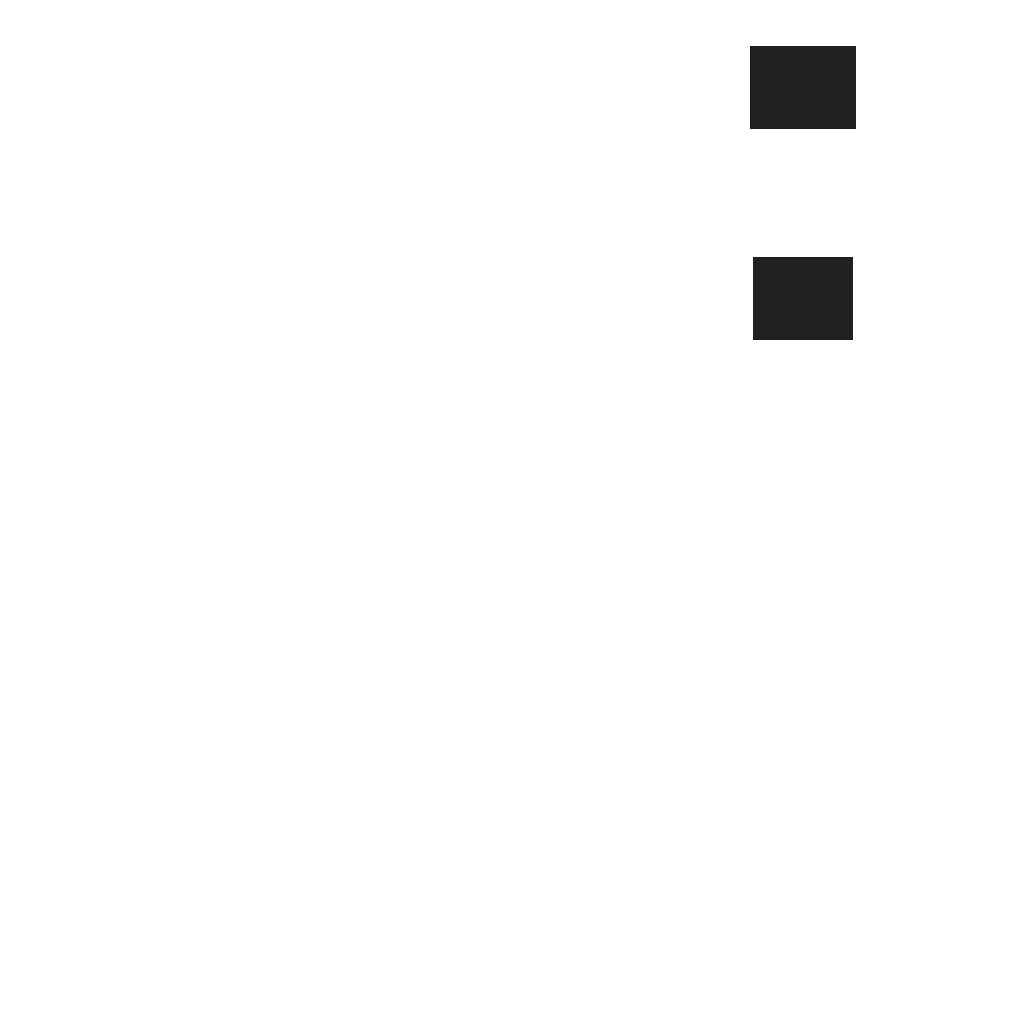
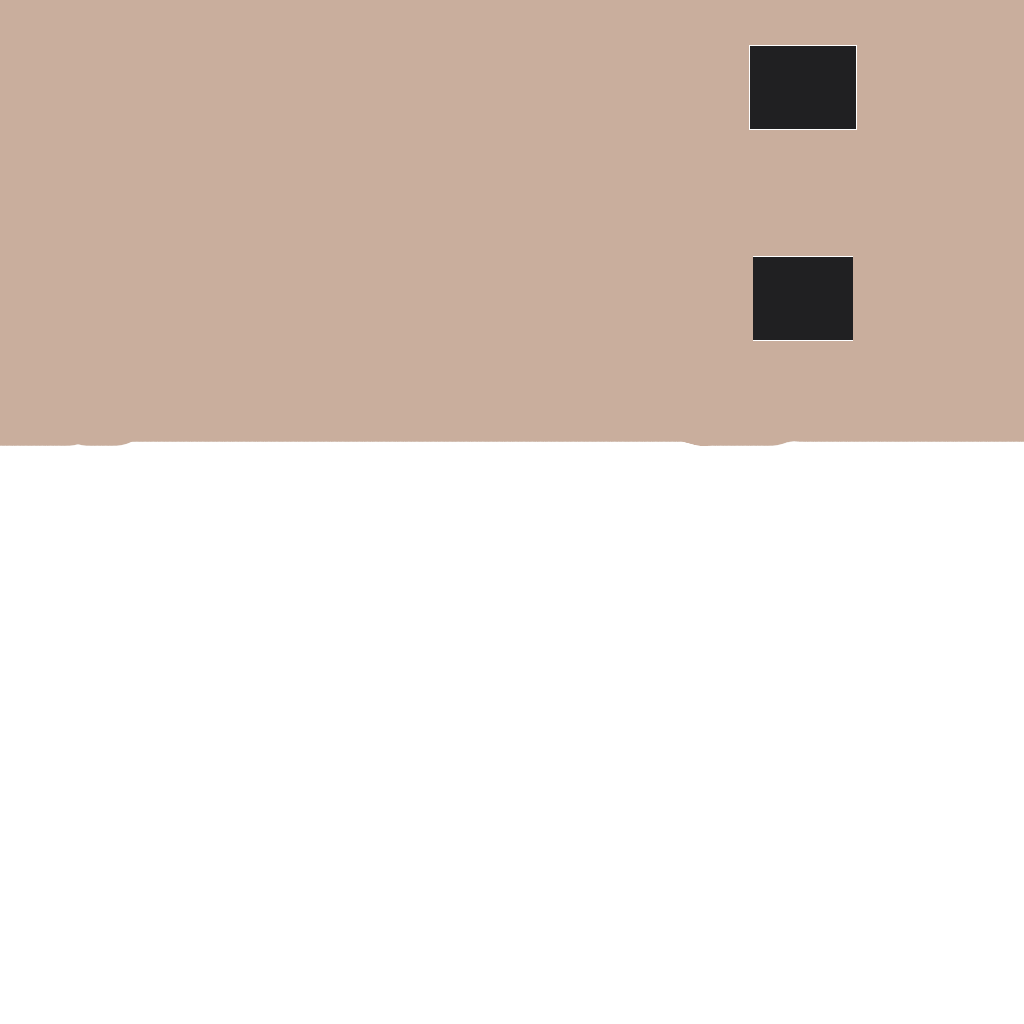
Before/after of a 1024 x 1024 layered artwork. What changed in the layer stack:
painted on "fdeck.png" over (0, 0, 1024, 446)
